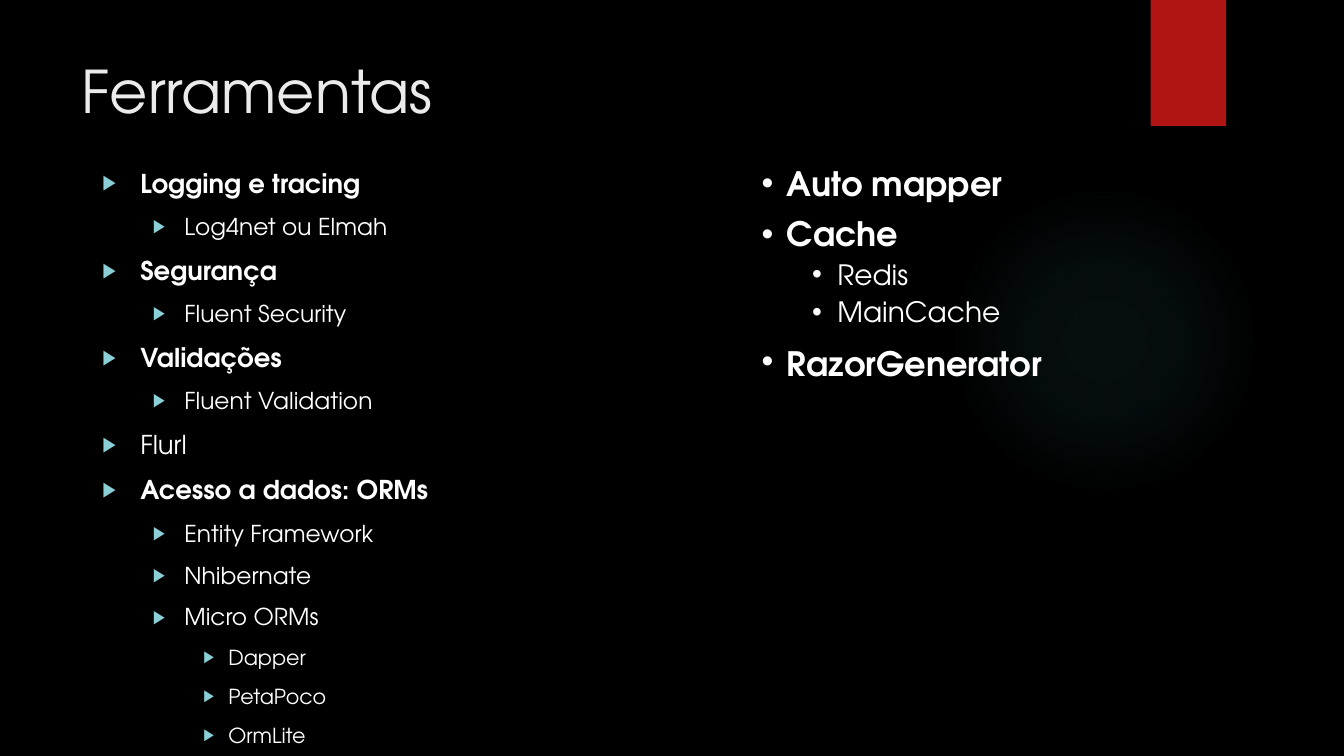
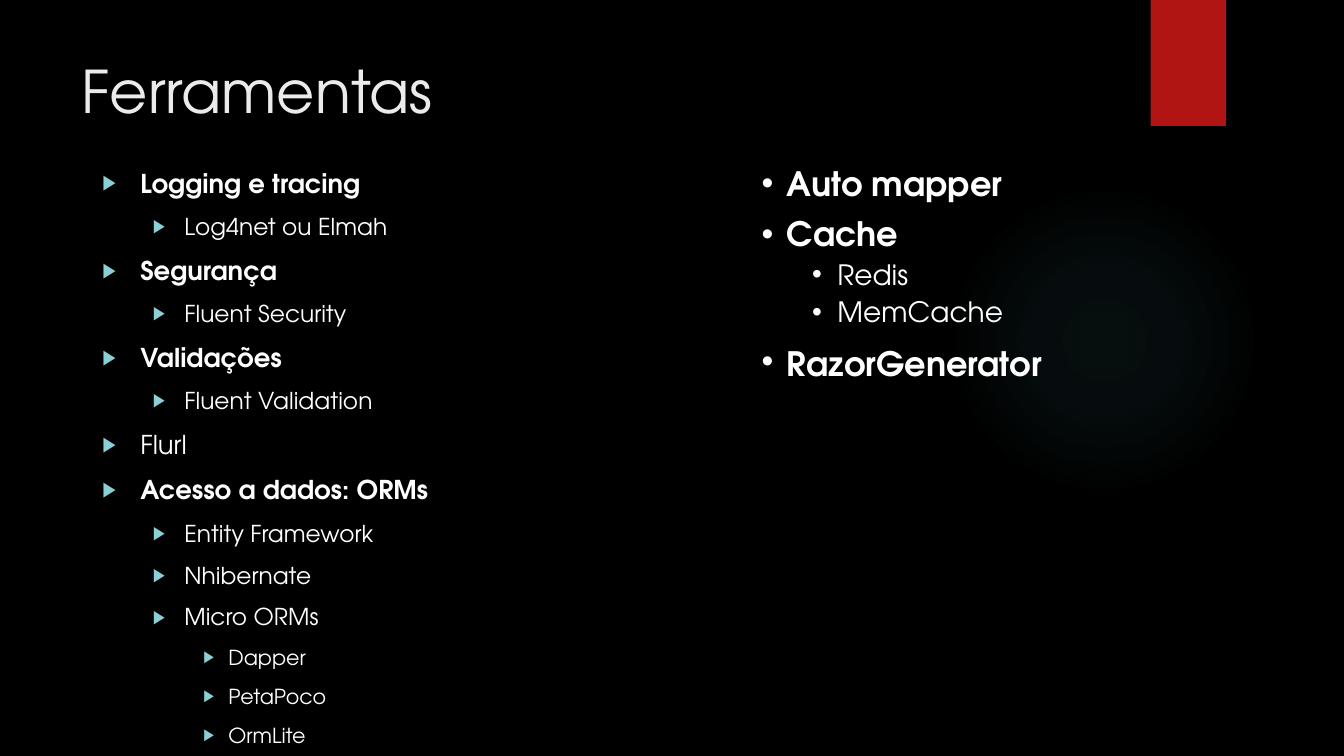
Before and after one commit to leolana/AspnetMvcLab, a slide deck: slide 35 of Presentation/AspNetMvc.pptx (slide 32 before the commit). Drawn at 1344x756 pixels with LibreOffice and Linux fonts; fonts in the diff are those of the drawing; background and template pictures are left out. Boxes give left, top, right and bottom in pixels: in the first picture for what was removed or moved away, otherwise in the second. Text is boxed around its words. In the diff, an @@ line names an element or a change of style, - is before the commit and + after.

```diff
--- a/Presentation/AspNetMvc.pptx
+++ b/Presentation/AspNetMvc.pptx
@@ text at bbox=[837, 301, 1003, 323]: text changed @@
-  • MainCache
+  • MemCache
```
Also in this commit, not shown: 5 other slides changed, 6 slides added, 3 slides removed.
